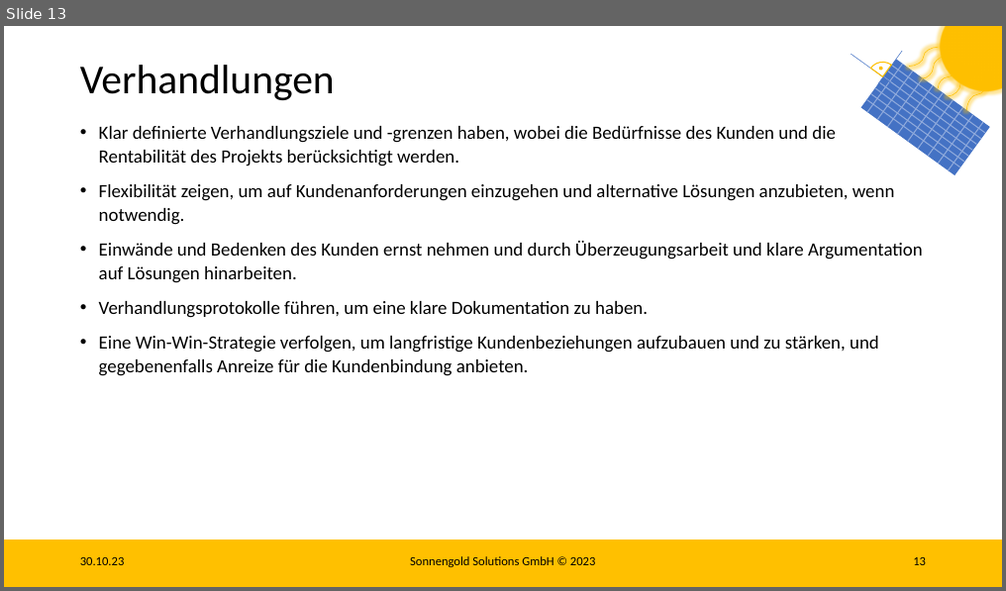
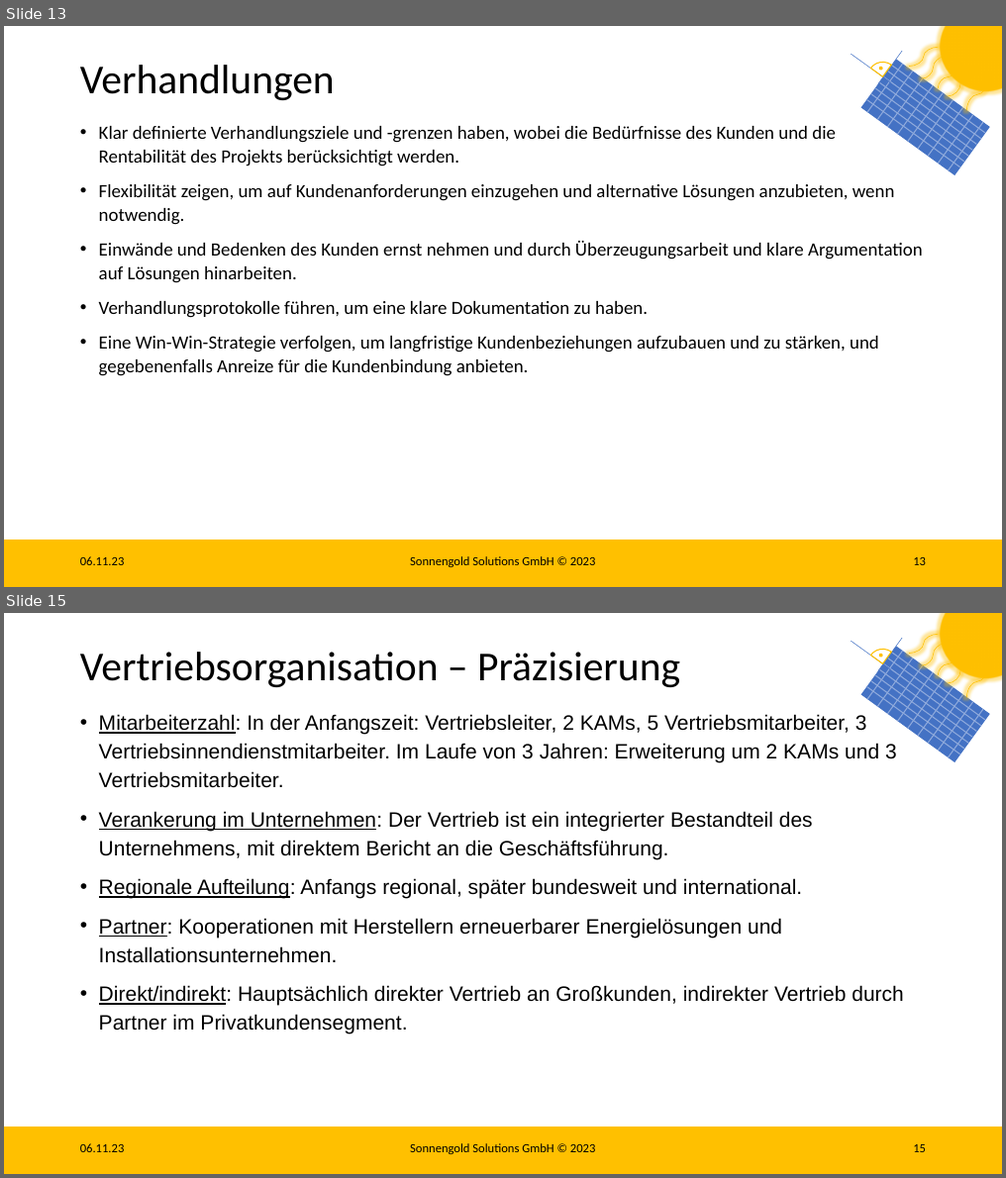
Before and after one commit to Lukas2104/sonnengold-solutions, a slide deck: ConsultingAbschlusspräsentation.pptx. Shown one above the other, each under a label of ours: slide 13 before the commit, slides 13 and 15 after it; the slides between them are not shown. The pictures are 1006x591 and 1006x1178 pixels, drawn with LibreOffice and Linux fonts; fonts in the diff are those of the drawing. Boxes give left, top, right and bottom in pixels: in the first picture for what was removed or moved away, otherwise in the second. Text is boxed around its words. In the diff, an @@ line names an element or a change of style, - is before the commit and + after.

```diff
--- a/ConsultingAbschlusspräsentation.pptx
+++ b/ConsultingAbschlusspräsentation.pptx
@@ slide 15 added at [4, 613, 1002, 1174], background #FFFFFF; not listed: 28 template elements that a slide beside it also shows @@
@@ title added at [80, 652, 680, 687], 39.6 pt, text #000000 @@
+Vertriebsorganisation – Präzisierung
@@ text added at [99, 714, 904, 1035], 20 pt, text #000000 @@
+• Mitarbeiterzahl: In der Anfangszeit: Vertriebsleiter, 2 KAMs, 5 Vertriebsmitarbeiter, 3 Vertriebsinnendienstmitarbeiter. Im Laufe von 3 Jahren: Erweiterung um 2 KAMs und 3 Vertriebsmitarbeiter.
+• Verankerung im Unternehmen: Der Vertrieb ist ein integrierter Bestandteil des Unternehmens, mit direktem Bericht an die Geschäftsführung.
+• Regionale Aufteilung: Anfangs regional, später bundesweit und international.
+• Partner: Kooperationen mit Herstellern erneuerbarer Energielösungen und Installationsunternehmen.
+• Direkt/indirekt: Hauptsächlich direkter Vertrieb an Großkunden, indirekter Vertrieb durch Partner im Privatkundensegment.
@@ text added at [80, 1144, 125, 1153], 12 pt, text #000000 @@
+06.11.23
@@ text added at [410, 1144, 596, 1155], 12 pt, text #000000 @@
+Sonnengold Solutions GmbH © 2023
@@ page number added at [913, 1145, 926, 1153], 12 pt, text #000000 @@
+15
@@ slide 13 changed as well @@
@@ text at [80, 557, 125, 566]: text changed @@
-30.10.23
+06.11.23
```
Also in this commit, not shown: 13 other slides changed, 6 other slides added.
